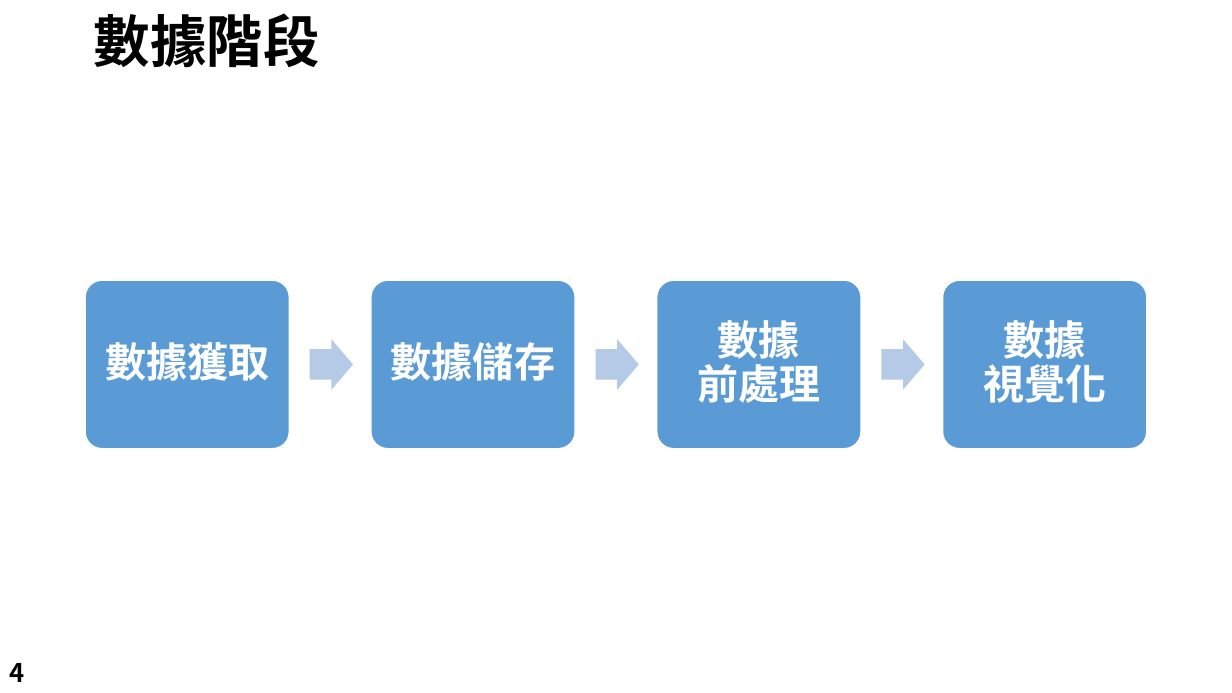
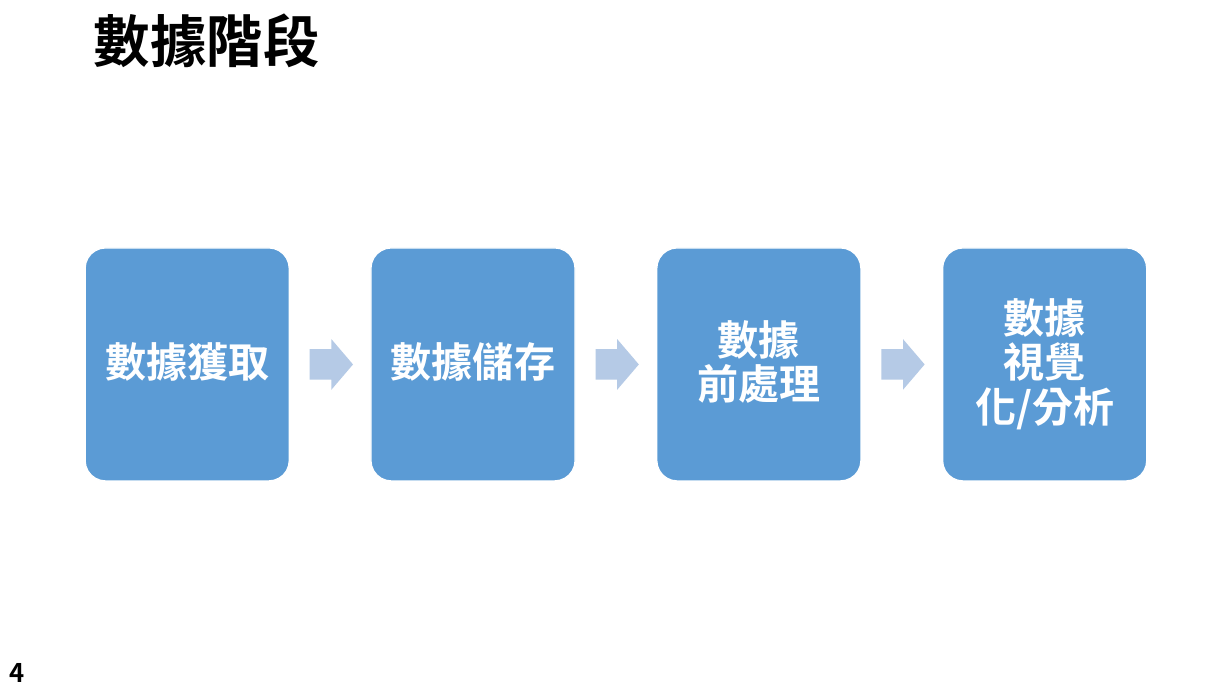
Before and after one commit to LeBronWilly/Basic_R_Language, a slide deck: slide 4 of R_Presentation.pptx. Drawn at 1232x693 pixels with LibreOffice and Linux fonts; fonts in the diff are those of the drawing; background and template pictures are left out. Boxes give left, top, right and bottom in pixels: in the first picture for what was removed or moved away, otherwise in the second. Text is boxed around its words. In the diff, an @@ line names an element or a change of style, - is before the commit and + after.

```diff
--- a/R_Presentation.pptx
+++ b/R_Presentation.pptx
@@ rounded rectangle: place and size @@
-rounded rectangle at (85,280,289,448)
+rounded rectangle at (85,248,289,481)
@@ rounded rectangle: place and size @@
-rounded rectangle at (372,280,576,448)
+rounded rectangle at (372,248,576,481)
@@ rounded rectangle: place and size @@
-rounded rectangle at (657,280,861,448)
+rounded rectangle at (657,248,861,481)
@@ rounded rectangle: place and size @@
-rounded rectangle at (943,280,1147,448)
+rounded rectangle at (943,248,1147,481)
@@ text at (975,298,1114,430): text changed @@
-數據
-視覺化
+數據
+視覺化/分析
```
Also in this commit, not shown: 12 other slides changed, 2 slides added, 1 other file.
